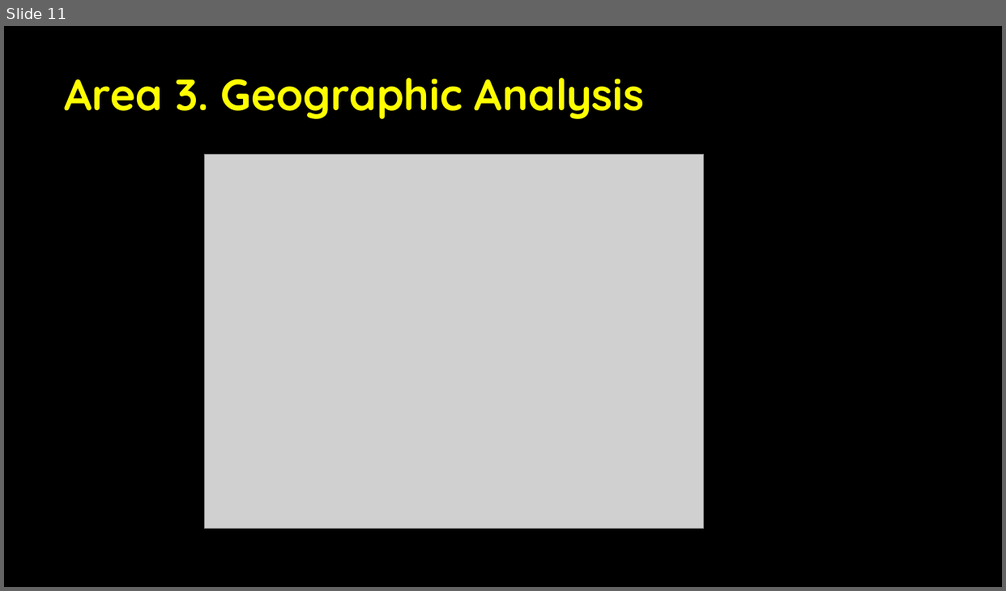
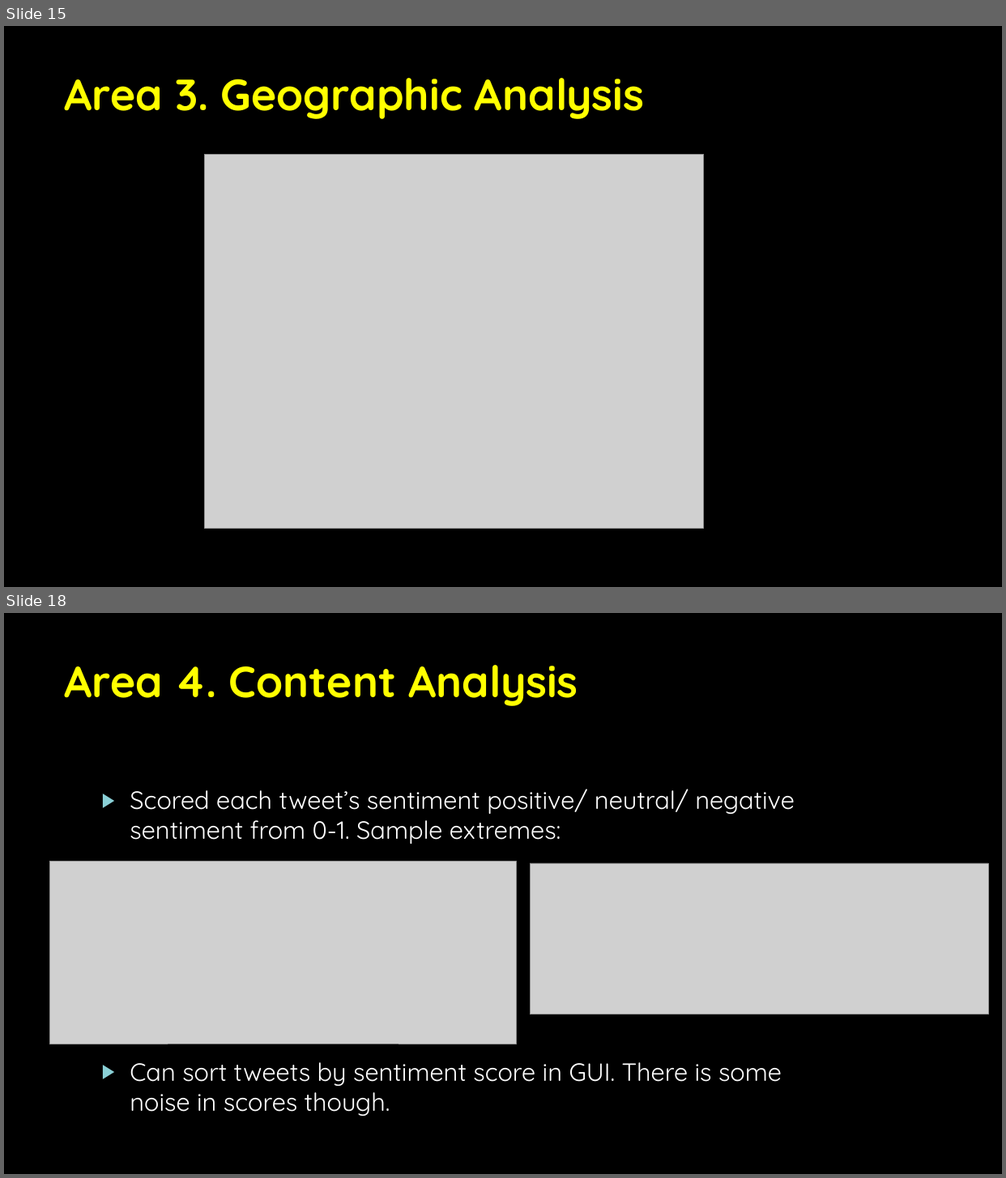
Before and after one commit to Luke-Patterson/BPCIA, a slide deck: BPCI Twitter Analysis Slides.pptx. Shown one above the other, each under a label of ours: slide 11 before the commit, slides 15 and 18 after it; the slides between them are not shown. The pictures are 1006x591 and 1006x1178 pixels, drawn with LibreOffice and Linux fonts; fonts in the diff are those of the drawing; grey boxes stand for pictures; background and template pictures are left out. Boxes give left, top, right and bottom in pixels: in the first picture for what was removed or moved away, otherwise in the second. Text is boxed around its words. In the diff, an @@ line names an element or a change of style, - is before the commit and + after.

```diff
--- a/BPCI Twitter Analysis Slides.pptx
+++ b/BPCI Twitter Analysis Slides.pptx
@@ slide 18 added at <box>4,613,1002,1174</box>, background picture (left out) @@
@@ title added at <box>65,665,578,706</box>, 42 pt, text #FFFF00, bold @@
+Area 4. Content Analysis
@@ text added at <box>130,789,795,1116</box>, 24 pt, text #FFFFFF @@
+▶ Scored each tweet’s sentiment positive/ neutral/ negative sentiment from 0-1. Sample extremes:
+▶ Can sort tweets by sentiment score in GUI. There is some noise in scores though.
@@ picture added at <box>49,862,517,1044</box> @@
@@ picture added at <box>530,863,988,1014</box> @@
@@ what was slide 11 is now slide 15 @@
```
Also in this commit, not shown: 2 slides changed, 10 other slides added, 40 other files.
